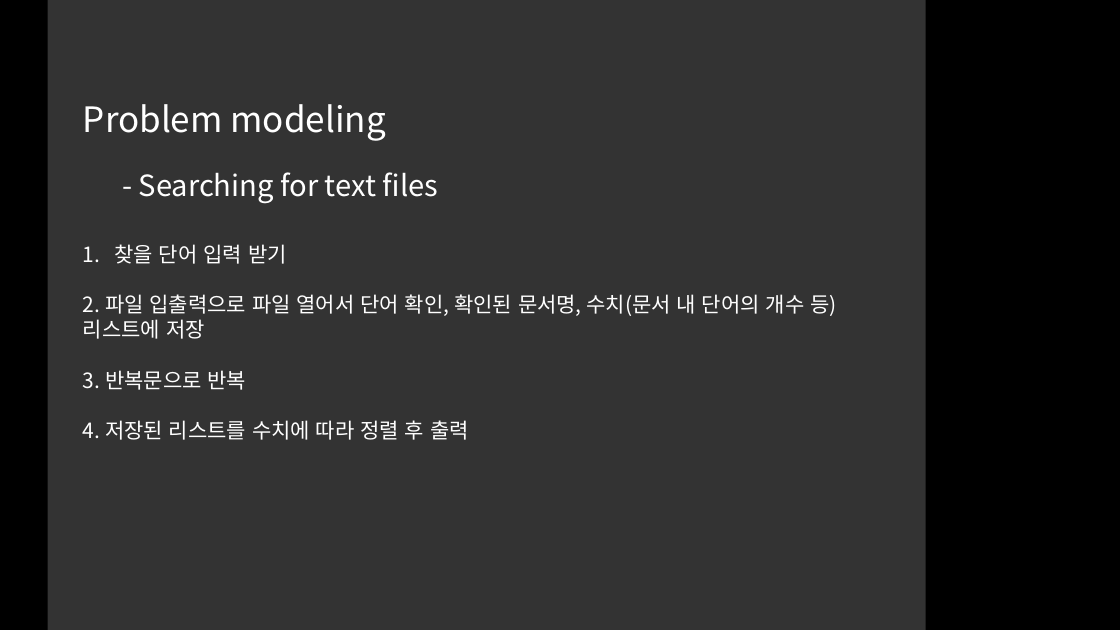
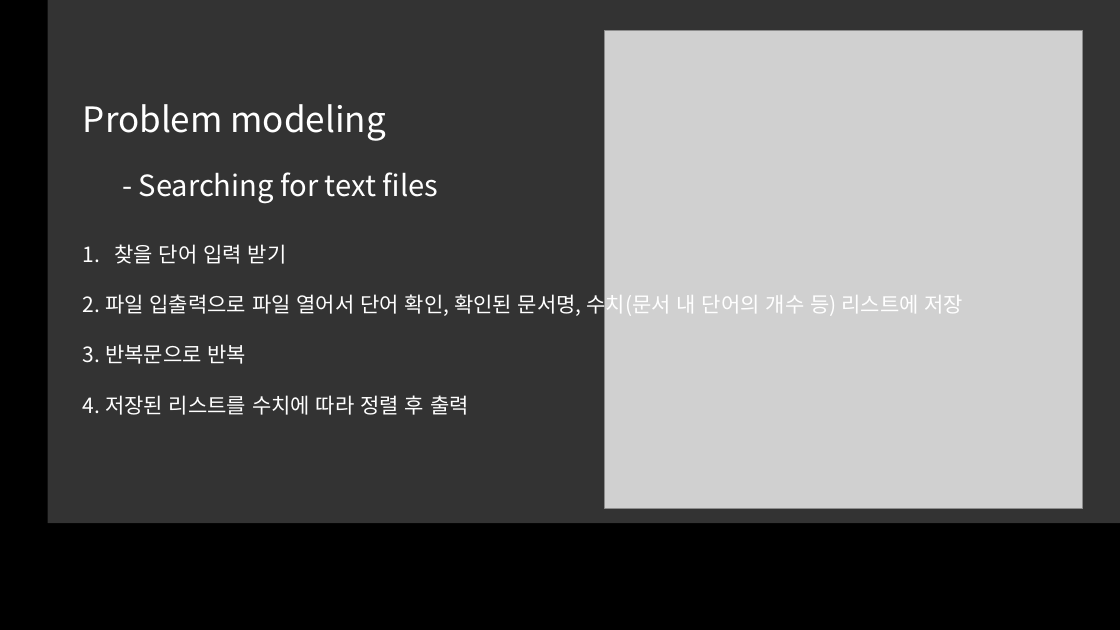
Before and after one commit to kimlohen/sw-2-project, a slide deck: slide 2 of 프밍 프로젝트.pptm. Drawn at 1120x630 pixels with LibreOffice and Linux fonts; fonts in the diff are those of the drawing; grey boxes stand for pictures. Boxes give left, top, right and bottom in pixels: in the first picture for what was removed or moved away, otherwise in the second. Text is boxed around its words. In the diff, an @@ line names an element or a change of style, - is before the commit and + after.

```diff
--- a/프밍 프로젝트.pptm
+++ b/프밍 프로젝트.pptm
@@ rectangle: place and size @@
-rectangle at (48,0,926,630)
+rectangle at (48,0,1120,523)
@@ picture added at (605,30,1083,508) @@
@@ text "찾을 단어 입력 받기" rewrapped from (83,244,836,440) to (83,244,964,415) @@
```
Also in this commit, not shown: 1 other slide changed, 1 slide added.
